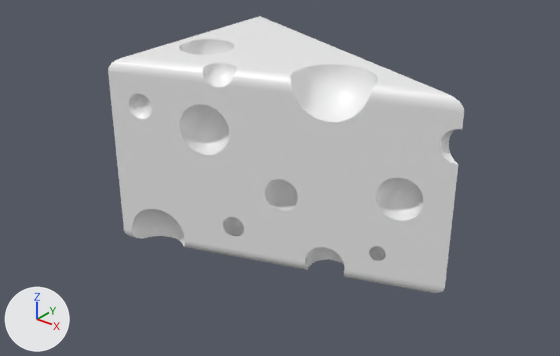
The Blender file VJ-Overcooked/Assets/Models/Ingredients/Cheese/Cheese.blend: old version first, new version second.
Rendered twice from a 50 mm lens placed at (2.23, -3.18, 2.28), pointed at (-0.24, -0.08, 0.36). The lights are fixed; the arrows at lower left show +X, +Y and +Z.

Objects in the first picture: 'Выдавливание', 'Закругление_1', 'Закругление_2', 'Объект_Сфера', 'Объект_Сфера_1', 'Объект_Сфера_11', 'Объект_Сфера_12', 'Объект_Сфера_15', 'Объект_Сфера_17', 'Объект_Сфера_4', 'Объект_Сфера_5', 'Шапка_2'.
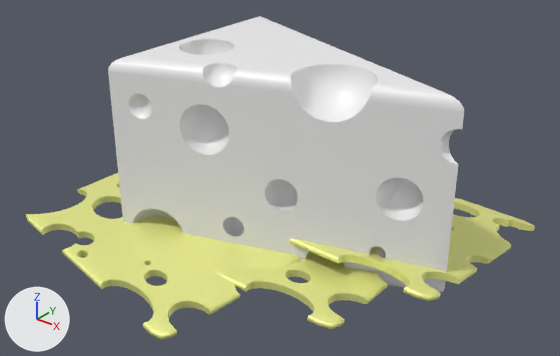
The newer file is also turned or shifted as a whole; pictures and numbers use the older file's frame.

Boxes [x1, y1, x2, y2] around the edits, measured in the pictures (560 x 356 px):
'yellow_cheese.002', added (yellow)
    after: [25, 173, 301, 340]
'yellow_cheese.001', added (yellow)
    after: [289, 198, 535, 301]
'yellow_cheese', added (yellow)
    after: [212, 251, 388, 329]
'Закругление_1', unchanged, covered by the edit
    before: [124, 230, 445, 293]
    after: [379, 276, 445, 292]
'Объект_Сфера_5', unchanged, covered by the edit
    before: [132, 209, 185, 246]
    after: [133, 209, 172, 223]

The edits, one by one:
Material 'phong1.002' (mat_phong1_002) is new.
Its base color is (0.966, 1.0, 0.315) (yellow #fbff98).
Its metallic is 0.5.
Its roughness is 0.553.
Its specular ior level is 1.0.
Material 'phong1.001' (mat_phong1_001) is new.
Its base color is (0.966, 1.0, 0.315) (yellow #fbff98).
Its metallic is 0.5.
Its roughness is 0.553.
Its specular ior level is 1.0.
Material 'phong1' (mat_phong1) is new.
Its base color is (0.966, 1.0, 0.315) (yellow #fbff98).
Its metallic is 0.5.
Its roughness is 0.553.
Its specular ior level is 1.0.
Mesh me_mesh_031 is new.
It has 1270 vertices, 911 faces and spans x -2.96..0.74, y 0.07..0.15, z -0.58..3.83.
It uses material mat_phong1_002 (yellow #fbff98).
Mesh me_mesh_030 is new.
It has 1270 vertices, 911 faces and spans x -1.03..2.67, y 0.14..0.23, z -3.42..0.99.
It uses material mat_phong1_001 (yellow #fbff98).
Mesh me_mesh is new.
It has 1270 vertices, 911 faces and spans x -1.85..1.85, y -0.04..0.04, z -2.2..2.2.
It uses material mat_phong1 (yellow #fbff98).
Object 'yellow_cheese.002' (ob_yellow_cheese_002) is new; it shows me_mesh_031.
Its location is (-0.198, 0.0, 0.0).
Its rotation in degrees is (95, 3.9, -9.6).
Its scale is (0.4, 0.5, 0.3).
Object 'yellow_cheese.001' (ob_yellow_cheese_001) is new; it shows me_mesh_030.
Its location is (-0.198, 0.0, 0.0).
Its rotation in degrees is (83, 0.7, -1.4).
Its scale is (0.4, 0.5, 0.3).
Object 'yellow_cheese' (ob_yellow_cheese) is new; it shows me_mesh.
Its location is (-0.198, 0.0, 0.0).
Its rotation in degrees is (90, 0, 0).
Its scale is (0.4, 0.5, 0.3).
